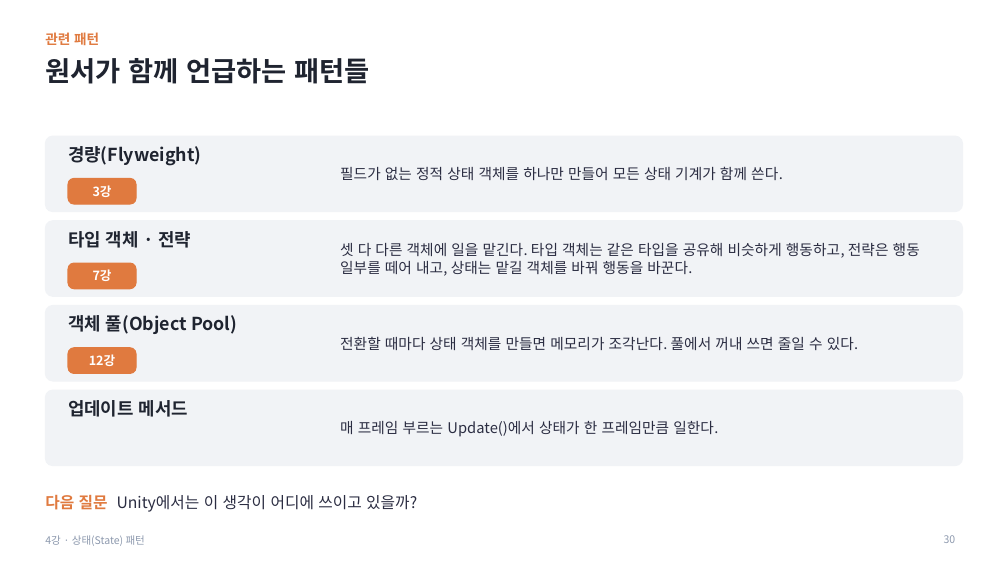
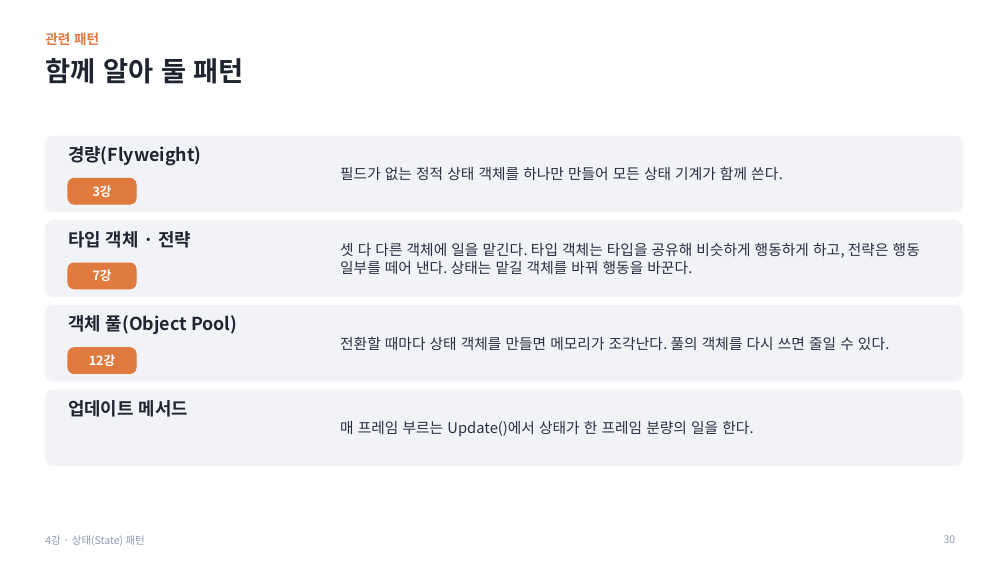
Before and after one commit to Meerkat-GMD/MiniTactics_Student, a slide deck: slide 30 of MiniTactics_Student_Lesson4/04차시_상태_패턴_수업자료.pptx. Drawn at 1008x567 pixels with LibreOffice and Linux fonts; fonts in the diff are those of the drawing. Boxes give left, top, right and bottom in pixels: in the first picture for what was removed or moved away, otherwise in the second. Text is boxed around its words. In the diff, an @@ line names an element or a change of style, - is before the commit and + after.

```diff
--- a/MiniTactics_Student_Lesson4/04차시_상태_패턴_수업자료.pptx
+++ b/MiniTactics_Student_Lesson4/04차시_상태_패턴_수업자료.pptx
@@ title at box(45, 58, 244, 84): text changed @@
-원서가 함께 언급하는 패턴들
+함께 알아 둘 패턴
@@ text at box(340, 243, 920, 274): text changed @@
-셋 다 다른 객체에 일을 맡긴다. 타입 객체는 같은 타입을 공유해 비슷하게 행동하고, 전략은 행동 일부를 떼어 내고, 상태는 맡길 객체를 바꿔 행동을 바꾼다.
+셋 다 다른 객체에 일을 맡긴다. 타입 객체는 타입을 공유해 비슷하게 행동하게 하고, 전략은 행동 일부를 떼어 낸다. 상태는 맡길 객체를 바꿔 행동을 바꾼다.
@@ text at box(340, 337, 889, 350): text changed @@
-전환할 때마다 상태 객체를 만들면 메모리가 조각난다. 풀에서 꺼내 쓰면 줄일 수 있다.
+전환할 때마다 상태 객체를 만들면 메모리가 조각난다. 풀의 객체를 다시 쓰면 줄일 수 있다.
@@ text at box(340, 421, 754, 437): text changed @@
-매 프레임 부르는 Update()에서 상태가 한 프레임만큼 일한다.
+매 프레임 부르는 Update()에서 상태가 한 프레임 분량의 일을 한다.
@@ text removed at box(45, 495, 417, 512) @@
-다음 질문 Unity에서는 이 생각이 어디에 쓰이고 있을까?
```
Also in this commit, not shown: 30 other slides changed, 11 other files.
